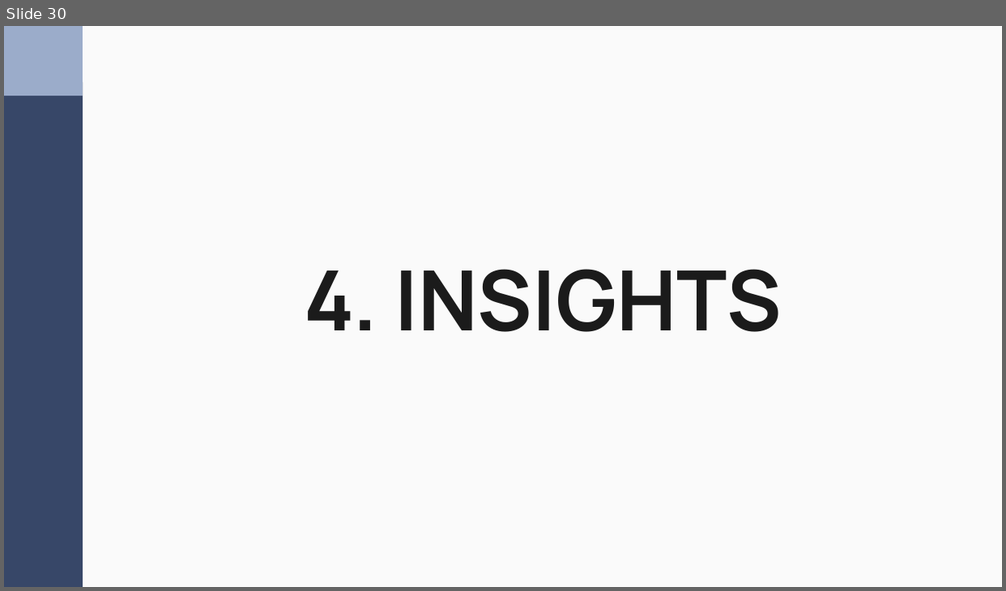
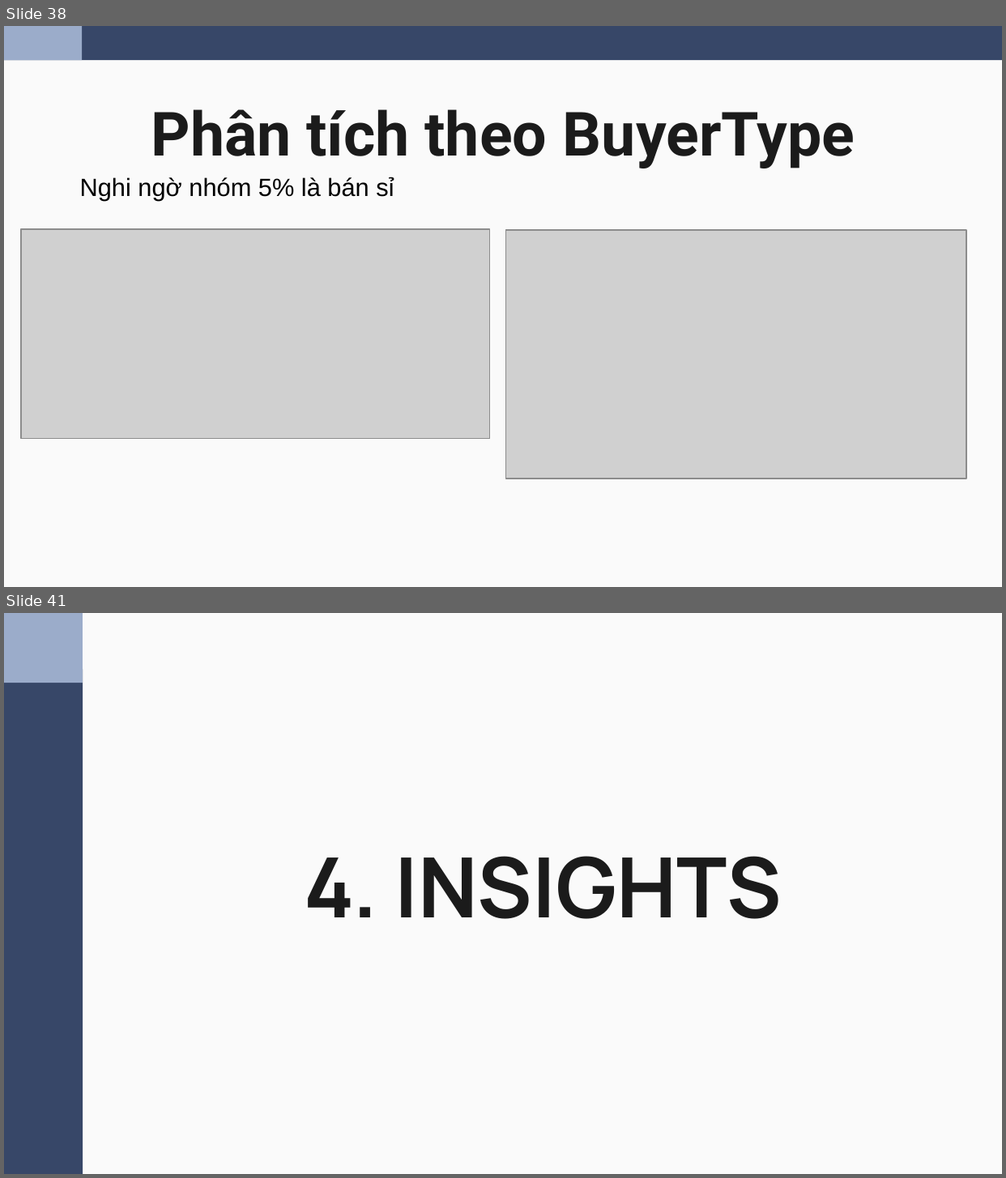
Before and after one commit to WindPham/24C12006_24C11060_final_project_DA_models, a slide deck: presentation/dam.pptx. Shown one above the other, each under a label of ours: slide 30 before the commit, slides 38 and 41 after it; the slides between them are not shown. The pictures are 1006x591 and 1006x1178 pixels, drawn with LibreOffice and Linux fonts; fonts in the diff are those of the drawing; grey boxes stand for pictures. Boxes give left, top, right and bottom in pixels: in the first picture for what was removed or moved away, otherwise in the second. Text is boxed around its words. In the diff, an @@ line names an element or a change of style, - is before the commit and + after.

```diff
--- a/presentation/dam.pptx
+++ b/presentation/dam.pptx
@@ slide 38 added at bbox=[4, 26, 1002, 587], background #FAFAFA @@
@@ rectangle added at bbox=[4, 26, 1002, 60], fill #374768 @@
@@ rectangle added at bbox=[4, 26, 82, 60], fill #9BACCA @@
@@ title added at bbox=[151, 109, 854, 169], 44 pt, text #1B1B1B, bold @@
+Phân tích theo BuyerType
@@ text added at bbox=[80, 177, 394, 200], 18 pt, text #000000 @@
+Nghi ngờ nhóm 5% là bán sỉ
@@ picture added at bbox=[21, 229, 490, 439] @@
@@ picture added at bbox=[506, 231, 967, 479] @@
@@ what was slide 30 is now slide 41 @@
```
Also in this commit, not shown: 21 slides changed, 16 other slides added, 4 other files.
